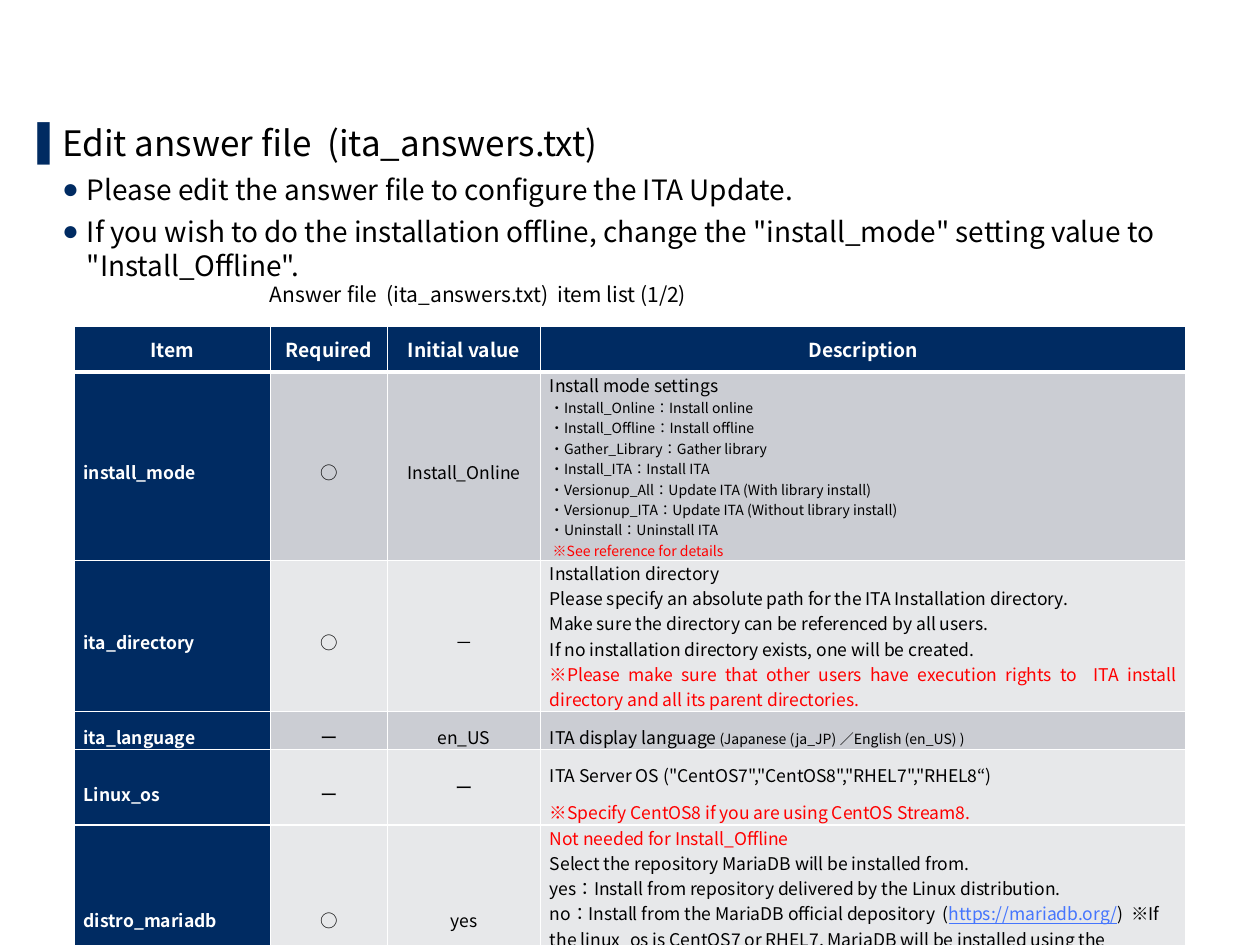
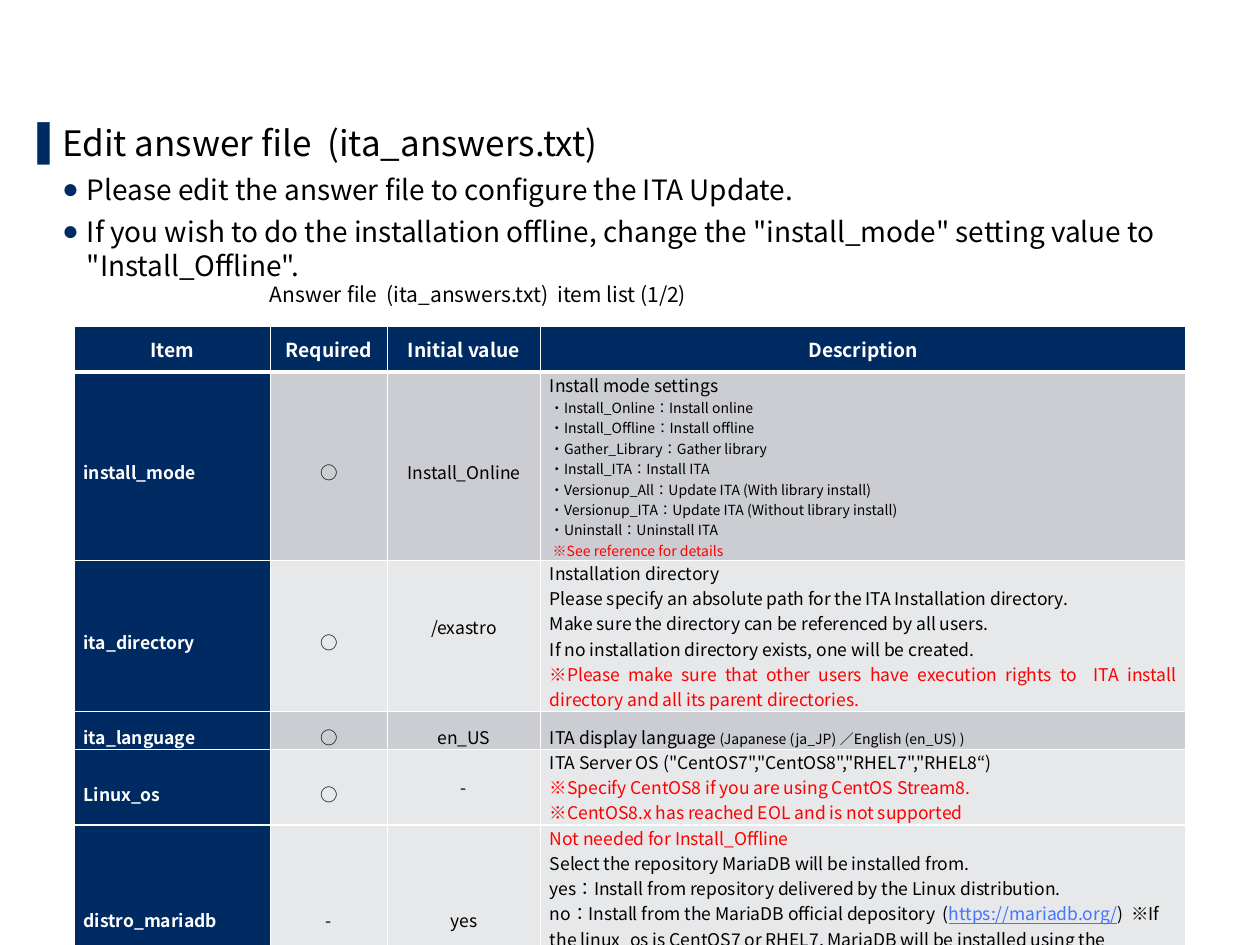
Before and after one commit to exastro-suite/it-automation-docs, a slide deck: slide 18 of asset/Learn/ITA-offline-install.pptx. Drawn at 1260x945 pixels with LibreOffice and Linux fonts; fonts in the diff are those of the drawing; background and template pictures are left out. Boxes give left, top, right and bottom in pixels: in the first picture for what was removed or moved away, otherwise in the second. Text is boxed around its words. In the diff, an @@ line names an element or a change of style, - is before the commit and + after.

```diff
--- a/asset/Learn/ITA-offline-install.pptx
+++ b/asset/Learn/ITA-offline-install.pptx
@@ table at (x1=74, y1=326, x2=1187, y2=935) @@
-row 3, column 3: －
+row 3, column 3: /exastro
-row 4, column 2: ー
+row 4, column 2: ○
-row 5: Linux_os | ー | ー | ITA Server OS ("CentOS7","CentOS8","RHEL7","RHEL8“) ※Specify CentOS8 if you are using CentOS Stream8.
+row 5: Linux_os | ○ | - | ITA Server OS ("CentOS7","CentOS8","RHEL7","RHEL8“) ※Specify CentOS8 if you are using CentOS Stream8. ※CentOS8.x has reached EOL and is not supported
-row 6, column 2: ○
+row 6, column 2: -
```
Also in this commit, not shown: 5 other slides changed, 5 other files.
